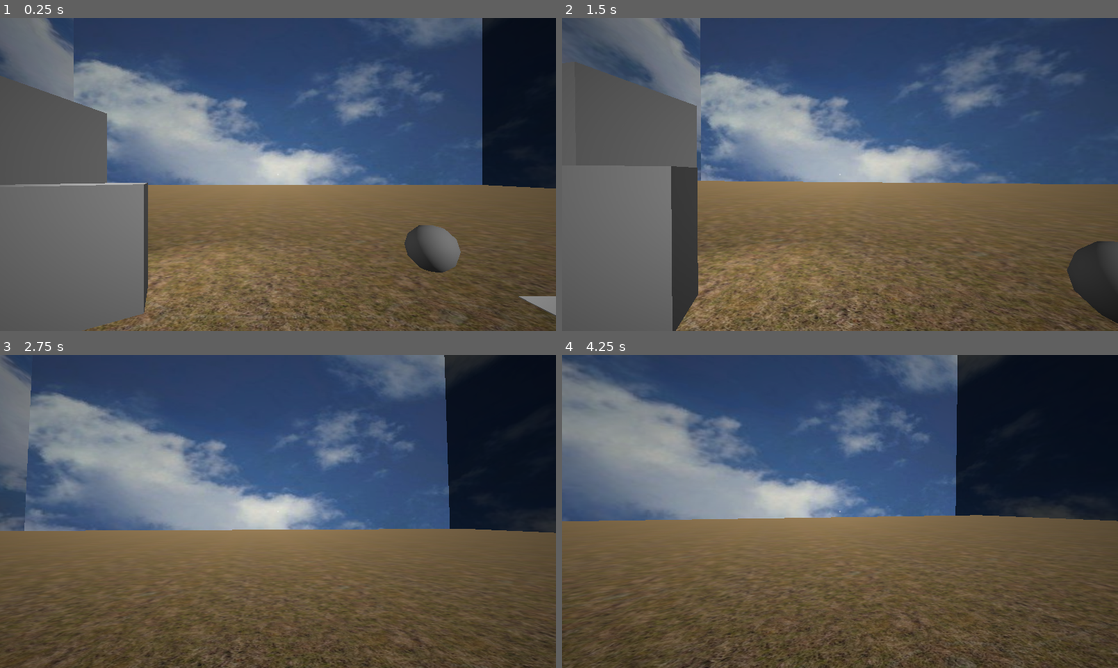
Above: before the commit, frames 1-4 (two rows, left to right).
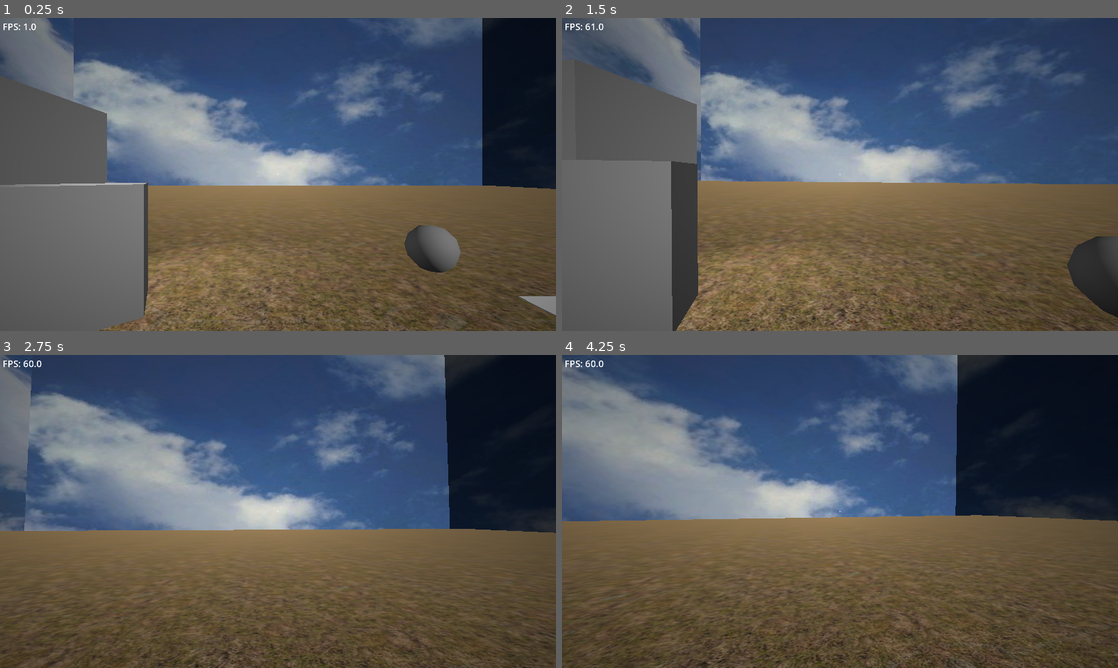
Above: after the commit, the same moments.

Repository: Sea-Men-Studios/Despair
Game: Godot game, scene res://scenes/test_environment.tscn
Same seed, same stepped clock (60 frames per second), same inputs: the game is played once before the commit and once after it.
Inputs (mouse positions are in pixels of both pictures, inside the frame that each line leads up to):
- Up to frame 1 (0.25 s): no input
- Up to frame 2 (1.5 s): tap Enter at 0.5 s; move the mouse to (867, 174) at 0.52 s; hold E (interact) 0.53-1.28 s; hold W (forwards) from 0.53 s (still down); click (867, 174) at 0.67 s; move the mouse to (812, 174) at 1.27 s; tap Q at 1.35 s
- Up to frame 3 (2.75 s): keep holding W (forwards); move the mouse to (289, 505) at 2.02 s; tap Shift at 2.1 s
- Up to frame 4 (4.25 s): keep holding W (forwards); move the mouse to (834, 517) at 2.77 s; tap Alt at 2.85 s; click (834, 517) at 2.92 s; move the mouse to (878, 514) at 3.52 s; hold E (interact) from 3.53 s (still down)

The runs differ from the first frame. In frame 1, 3.0% of the frame differs, in the area x 0-100%, y 1-100%; in frame 2, 2.2%; in frame 3, 0.7%; in frame 4, 1.5%.

Commit message:
Added FPS counter and optimized(?) volumetric fog

Diff:
--- a/project.godot
+++ b/project.godot
@@ -18,8 +18,10 @@
 
 window/size/viewport_width=1920
 window/size/viewport_height=1080
+window/size/mode=3
 window/stretch/mode="viewport"
 window/stretch/aspect="expand"
+window/vsync/vsync_mode=0
 
 [input]
 
--- a/scenes/test_environment.tscn
+++ b/scenes/test_environment.tscn
@@ -3,11 +3,13 @@
 [ext_resource type="Texture2D" uid="uid://dav75n60ubaek" path="res://assets/textures/sky.jpg" id="3_frvy6"]
 [ext_resource type="PackedScene" uid="uid://dulbjs303pf3h" path="res://scenes/Player.tscn" id="3_nbain"]
 [ext_resource type="Texture2D" uid="uid://2rrm25svrirb" path="res://assets/textures/dead_grass.jpg" id="4_b2arr"]
+[ext_resource type="Script" uid="uid://bwgft50o7gqha" path="res://src/debug/fps.gd" id="6_b2arr"]
 [ext_resource type="Script" uid="uid://bn3i3o85qv2ar" path="res://src/objects/test_grabbable.gd" id="6_frvy6"]
 [ext_resource type="Script" uid="uid://drc54agwk85uw" path="res://src/objects/note.gd" id="7_b2arr"]
 
 [sub_resource type="Environment" id="Environment_83ng5"]
 volumetric_fog_enabled = true
+volumetric_fog_density = 0.0
 
 [sub_resource type="StandardMaterial3D" id="StandardMaterial3D_lnu2h"]
 cull_mode = 1
@@ -16,13 +18,6 @@
 [sub_resource type="BoxMesh" id="BoxMesh_xhnq4"]
 material = SubResource("StandardMaterial3D_lnu2h")
 size = Vector3(500, 500, 500)
-
-[sub_resource type="FogMaterial" id="FogMaterial_ca36r"]
-density = 0.8
-albedo = Color(0.29437688, 0.37215257, 0.1751729, 1)
-emission = Color(0.25637797, 0.32701945, 0.17660847, 1)
-height_falloff = 0.20171101
-edge_fade = 0.51418495
 
 [sub_resource type="BoxMesh" id="BoxMesh_83ng5"]
 size = Vector3(2.8916016, 2.5203857, 1)
@@ -47,6 +42,16 @@
 material = SubResource("StandardMaterial3D_gh7k3")
 subdivide_depth = 1
 
+[sub_resource type="FogMaterial" id="FogMaterial_ca36r"]
+density = 0.2
+albedo = Color(0.29437688, 0.37215257, 0.1751729, 1)
+emission = Color(0.25637797, 0.32701945, 0.17660847, 1)
+height_falloff = 0.115852535
+edge_fade = 0.51418495
+
+[sub_resource type="LabelSettings" id="LabelSettings_5qein"]
+font_size = 32
+
 [node name="Game" type="Node3D" unique_id=204302908]
 
 [node name="World" type="Node" parent="." unique_id=750280328]
@@ -57,11 +62,6 @@
 [node name="Skybox" type="MeshInstance3D" parent="World/WorldEnvironment" unique_id=654802643]
 mesh = SubResource("BoxMesh_xhnq4")
 metadata/_edit_lock_ = true
-
-[node name="FogVolume" type="FogVolume" parent="World/WorldEnvironment" unique_id=870188881]
-transform = Transform3D(1, 0, 0, 0, 1, 0, 0, 0, 1, 0, 3.1224172, 0)
-shape = 4
-material = SubResource("FogMaterial_ca36r")
 
 [node name="DirectionalLight3D" type="DirectionalLight3D" parent="World/WorldEnvironment" unique_id=578331651]
 transform = Transform3D(0.79376996, -0.28991374, 0.5346768, 0, 0.87908727, 0.47666085, -0.6082181, -0.37835905, 0.69779307, 4.9426937, 10.104957, 6.3584127)
@@ -108,7 +108,7 @@
 size = Vector3(5.2021484, 5.3620605, 3.7041016)
 
 [node name="MeshInstance3D" type="MeshInstance3D" parent="World" unique_id=575210740]
-transform = Transform3D(100, 0, 0, 0, 1, 0, 0, 0, 100, 0, 0.782671, 0)
+transform = Transform3D(100, 0, 0, 0, 1, 0, 0, 0, 100, -0.034136176, 0.7149863, 0.022112608)
 mesh = SubResource("BoxMesh_dtook")
 
 [node name="StaticBody3D" type="StaticBody3D" parent="World/MeshInstance3D" unique_id=1678435]
@@ -118,3 +118,17 @@
 
 [node name="CharacterBody3D" parent="." unique_id=136917392 instance=ExtResource("3_nbain")]
 transform = Transform3D(1, 0, 0, 0, 1, 0, 0, 0, 1, 0, 3.6298447, 0)
+
+[node name="FogVolume" type="FogVolume" parent="CharacterBody3D" unique_id=870188881]
+size = Vector3(100, 30, 100)
+shape = 2
+material = SubResource("FogMaterial_ca36r")
+
+[node name="FPS" type="Label" parent="." unique_id=1996996298]
+offset_left = 9.0
+offset_top = 7.0
+offset_right = 80.0
+offset_bottom = 52.0
+text = "FPS: "
+label_settings = SubResource("LabelSettings_5qein")
+script = ExtResource("6_b2arr")
--- /dev/null
+++ b/src/debug/fps.gd
@@ -0,0 +1,4 @@
+extends Label
+
+func _process(_delta: float) -> void:
+	self.text = "FPS: " + str(Engine.get_frames_per_second())
Not shown, added: src/debug/fps.gd.uid
